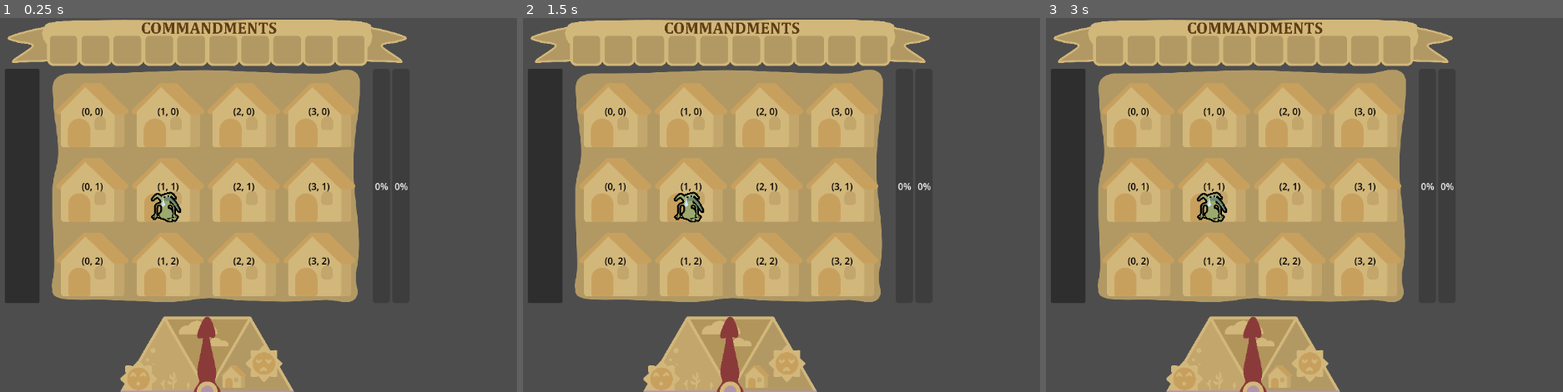
Above: before the commit, frames 1-3 (left to right).
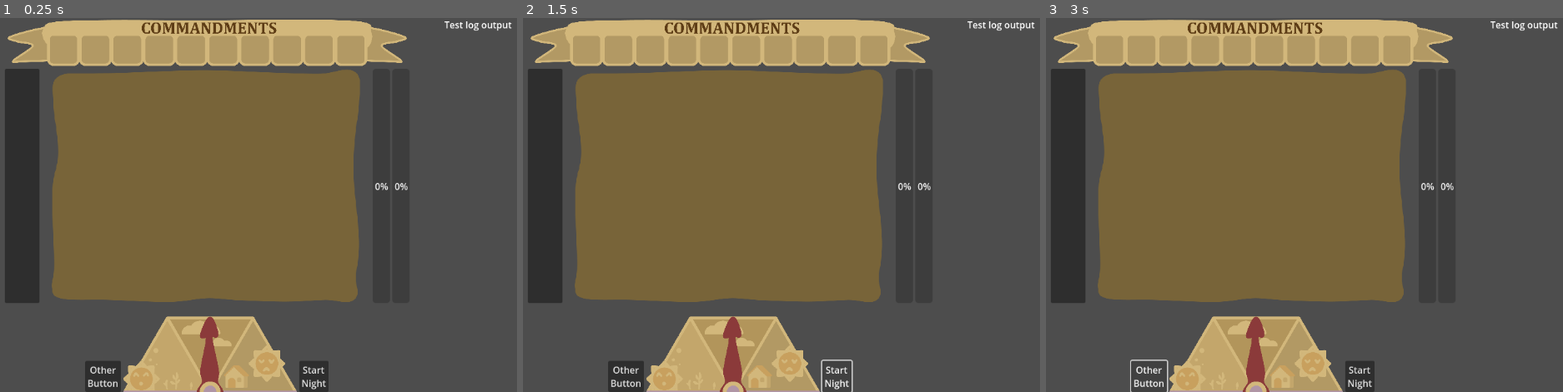
Above: after the commit, the same moments.

Repository: necarlson97/mirth-and-misery
Game: Godot game, scene res://scenes/village_board.tscn
The game is run twice, just before and just after one commit, with the same random seed, the same clock (stepped at 60 frames per second) and the same inputs.
Inputs (mouse positions are in pixels of both pictures, inside the frame that each line leads up to):
- Up to frame 1 (0.25 s): no input
- Up to frame 2 (1.5 s): click (626, 377) at 0.5 s, where only the run after the commit has a clickable "Other Button"; click (838, 377) at 1.25 s, where only the run after the commit has a clickable "Start Night"
- Up to frame 3 (3 s): click (1361, 377) at 2 s, where only the run after the commit has a clickable "Start Night"; click (1149, 377) at 2.75 s, where only the run after the commit has a clickable "Other Button"

The runs differ from the first frame. In frame 1, 38% of the frame differs, in the area x 10-100%, y 0-100%; in frame 2, 38%; in frame 3, 37%.
Error after the commit: Parse Error: Could not resolve external class member "run_night". (res://scenes/village_board.gd:31)

Commit message:
Pre convert to model/view and total trace snapsoht

Diff:
--- a/rules/hooks.gd
+++ b/rules/hooks.gd
@@ -7,8 +7,8 @@
 	NightEnd = &"NightEnd",
 
 	# Movement lifecycle (per step)
-	BeforeStep = &"BeforeMove", # about to step from A -> B (arrow-chosen)
-	AfterStep = &"AfterMove", # finished step to B
+	BeforeMove = &"BeforeMove", # about to step from A -> B (arrow-chosen)
+	AfterMove = &"AfterMove", # finished step to B
 	OnVisit = &"OnVisit", # entered a house B (fires after AfterMove)
 
 	AttemptExit = &"AttemptExit", # movement would leave grid
--- a/rules/triggers.gd
+++ b/rules/triggers.gd
@@ -50,7 +50,7 @@
 		return not ctx.grid.is_inside(ctx.to_pos)
 
 	func default_hook() -> StringName:
-		return H.BeforeStep
+		return H.BeforeMove
 
 class Always extends BaseTrigger:
 
--- a/scenes/house_cell.gd
+++ b/scenes/house_cell.gd
@@ -8,11 +8,29 @@
 
 var house: House
 @onready var dock: Control = $Dock
+@onready var arrow: TextureRect = $VBoxContainer/Control/Arrow
 
 func _ready():
 	mouse_filter = MOUSE_FILTER_STOP
 	mouse_default_cursor_shape = CURSOR_POINTING_HAND
 	assert(dock != null)
+
+	update_direction()
+
+	# Keep pivot centered whenever size changes (cell or icon).
+	_center_pivot(arrow)
+	resized.connect(func(): _center_pivot(arrow))
+	arrow.resized.connect(func(): _center_pivot(arrow))
+
+	update_direction()
+
+func _center_pivot(c: Control) -> void:
+	c.pivot_offset = c.size * 0.5
+
+func update_direction():
+	var dir := house.arrow
+	# Convert direction vector to radians (0 = right, +π/2 = down, -π/2 = up)
+	arrow.rotation = atan2(float(dir.y), float(dir.x))
 
 func _can_drop_data(_at_position: Vector2, data: Variant) -> bool:
 	# We accept ItemDrag payloads originating from a VillagerToken
--- a/scenes/house_cell.tscn
+++ b/scenes/house_cell.tscn
@@ -2,30 +2,74 @@
 
 [ext_resource type="Texture2D" uid="uid://b2h3gt6jhkhw2" path="res://assets/board/house.png" id="1_3m4gj"]
 [ext_resource type="Script" uid="uid://d3ilvh6nqitp7" path="res://scenes/house_cell.gd" id="1_xdsnm"]
+[ext_resource type="Texture2D" uid="uid://dvdcyxi8hmlb6" path="res://assets/board/house arrow.png" id="3_mfce5"]
 
-[sub_resource type="StyleBoxEmpty" id="StyleBoxEmpty_d6gm5"]
-
-[node name="HouseCell" type="PanelContainer"]
+[node name="HouseCell" type="Control"]
 custom_minimum_size = Vector2(60, 60)
+layout_mode = 3
+anchor_right = 0.052
+anchor_bottom = 0.093
+offset_right = 0.0960007
+offset_bottom = -0.264
+grow_horizontal = 2
+grow_vertical = 2
 size_flags_horizontal = 3
 size_flags_vertical = 3
-theme_override_styles/panel = SubResource("StyleBoxEmpty_d6gm5")
 script = ExtResource("1_xdsnm")
 
-[node name="TextureRect" type="TextureRect" parent="."]
+[node name="VBoxContainer" type="VBoxContainer" parent="."]
+layout_mode = 1
+anchors_preset = 15
+anchor_right = 1.0
+anchor_bottom = 1.0
+grow_horizontal = 2
+grow_vertical = 2
+
+[node name="HouseIcon" type="TextureRect" parent="VBoxContainer"]
+custom_minimum_size = Vector2(30, 30)
 layout_mode = 2
+size_flags_vertical = 3
 texture = ExtResource("1_3m4gj")
+expand_mode = 1
+stretch_mode = 5
+metadata/_edit_use_anchors_ = true
+
+[node name="Control" type="Control" parent="VBoxContainer"]
+layout_mode = 2
+size_flags_vertical = 3
+mouse_filter = 1
+
+[node name="Arrow" type="TextureRect" parent="VBoxContainer/Control"]
+custom_minimum_size = Vector2(20, 20)
+layout_mode = 1
+anchors_preset = 15
+anchor_right = 1.0
+anchor_bottom = 1.0
+grow_horizontal = 2
+grow_vertical = 2
+size_flags_vertical = 3
+texture = ExtResource("3_mfce5")
 expand_mode = 1
 stretch_mode = 5
 
 [node name="Label" type="Label" parent="."]
+visible = false
 layout_mode = 2
+offset_left = 16.0
+offset_top = 37.0
+offset_right = 43.0
+offset_bottom = 60.0
 size_flags_horizontal = 4
-theme_override_colors/font_color = Color(0, 0, 0, 1)
-theme_override_font_sizes/font_size = 0
+size_flags_vertical = 8
+theme_override_colors/font_color = Color(0, 0, 0, 0.67451)
 text = "0, 1"
 horizontal_alignment = 1
 
 [node name="Dock" type="Control" parent="."]
-layout_mode = 2
+layout_mode = 1
+anchors_preset = 15
+anchor_right = 1.0
+anchor_bottom = 1.0
+grow_horizontal = 2
+grow_vertical = 2
 mouse_filter = 2
--- a/scenes/village_board.gd
+++ b/scenes/village_board.gd
@@ -7,19 +7,29 @@
 
 @export var grid_size = Vector2i(3, 4)
 
+var grid = VillageGrid.new(grid_size[1], grid_size[0])
+var sim = Sim.new(grid)
+
 func _ready():
 	# Populate the grid with
-	for y in range(grid_size[0]):
-		for x in range(grid_size[1]):
-			var house = House.new(Vector2i(x, y))
-			var hc = house.get_cell()
-			grid_container.add_child(hc)
+	for house in grid.all_houses():
+		var hc = house.get_cell()
+		grid_container.add_child(hc)
 
 	# Spawn one token for demo; in practice iterate your residents
-	var test_villager = Goblins.Klobly.new()
+	var test_villager = Klobly.new()
 	var tok = test_villager.get_token()
 	tokens_overlay.add_child(tok)
 
 	# Snap to some starting cell (e.g., 1,1)
-	Utils.defer_once(func(): test_villager.resettle(House.get_at(Vector2i(1, 1))))
-	print("Villager token at: %s %s" % [tok, tok.global_position])
+	Utils.defer_once(func(): test_villager.resettle(grid.get_at(Vector2i(1, 1))))
+
+	print("Villager name %s" % test_villager)
+
+func start_night():
+	print("Starting night")
+	var trace = sim.run_night()
+	$LogOutput.text = trace.dump()
+
+func _on_button_pressed() -> void:
+	start_night()
--- a/scenes/village_board.tscn
+++ b/scenes/village_board.tscn
@@ -19,6 +19,16 @@
 script = ExtResource("1_stqms")
 grid_container = NodePath("TopAlign/HBoxContainer/AspectRatioContainer/MarginContainer/GridContainer")
 house_cell_prefab = ExtResource("3_w88ds")
+grid_size = null
+
+[node name="TokensOverlay" type="Control" parent="."]
+layout_mode = 1
+anchors_preset = 15
+anchor_right = 1.0
+anchor_bottom = 1.0
+grow_horizontal = 2
+grow_vertical = 2
+mouse_filter = 2
 
 [node name="TopAlign" type="VBoxContainer" parent="."]
 custom_minimum_size = Vector2(700, 0)
@@ -89,13 +99,23 @@
 size_flags_vertical = 3
 alignment = 2
 
-[node name="DialCutoff" type="Control" parent="TopAlign/BottomAlign"]
+[node name="HBoxContainer" type="HBoxContainer" parent="TopAlign/BottomAlign"]
+layout_mode = 2
+alignment = 1
+
+[node name="Button2" type="Button" parent="TopAlign/BottomAlign/HBoxContainer"]
+layout_mode = 2
+size_flags_vertical = 8
+text = "Other
+Button"
+
+[node name="DialCutoff" type="Control" parent="TopAlign/BottomAlign/HBoxContainer"]
 clip_contents = true
-custom_minimum_size = Vector2(0, 150)
+custom_minimum_size = Vector2(300, 150)
 layout_mode = 2
 size_flags_vertical = 10
 
-[node name="VBoxContainer" type="VBoxContainer" parent="TopAlign/BottomAlign/DialCutoff"]
+[node name="VBoxContainer" type="VBoxContainer" parent="TopAlign/BottomAlign/HBoxContainer/DialCutoff"]
 layout_mode = 1
 anchors_preset = -1
 anchor_right = 1.0
@@ -105,14 +125,14 @@
 grow_vertical = 2
 alignment = 2
 
-[node name="DialBG" type="TextureRect" parent="TopAlign/BottomAlign/DialCutoff/VBoxContainer"]
+[node name="DialBG" type="TextureRect" parent="TopAlign/BottomAlign/HBoxContainer/DialCutoff/VBoxContainer"]
 layout_mode = 2
 size_flags_vertical = 3
 texture = ExtResource("1_wuj63")
 expand_mode = 2
 stretch_mode = 5
 
-[node name="DialHand" type="TextureRect" parent="TopAlign/BottomAlign/DialCutoff/VBoxContainer/DialBG"]
+[node name="DialHand" type="TextureRect" parent="TopAlign/BottomAlign/HBoxContainer/DialCutoff/VBoxContainer/DialBG"]
 layout_mode = 1
 anchors_preset = 15
 anchor_right = 1.0
@@ -125,11 +145,21 @@
 expand_mode = 2
 stretch_mode = 5
 
-[node name="TokensOverlay" type="Control" parent="."]
+[node name="Button" type="Button" parent="TopAlign/BottomAlign/HBoxContainer"]
+layout_mode = 2
+size_flags_vertical = 8
+text = "Start
+Night"
+
+[node name="LogOutput" type="Label" parent="."]
 layout_mode = 1
-anchors_preset = 15
+anchors_preset = 11
+anchor_left = 1.0
 anchor_right = 1.0
 anchor_bottom = 1.0
-grow_horizontal = 2
+offset_left = -166.0
+grow_horizontal = 0
 grow_vertical = 2
-mouse_filter = 2
+text = "Test log output"
+
+[connection signal="pressed" from="TopAlign/BottomAlign/HBoxContainer/Button" to="." method="_on_button_pressed"]
--- a/scenes/villager_token.gd
+++ b/scenes/villager_token.gd
@@ -44,10 +44,8 @@
 	if dock == null:
 		print("Skipping dock %s to null" % self)
 		return
-	print("Before size %s (%s)" % [size, dock.size])
 	reparent(dock)
 	position = Vector2.ZERO
-	print("After size %s" % size)
 
 func _to_string() -> String:
 	return "VillagerToken(%s @ %s)" % [villager, get_residence()]
--- a/scenes/villager_token.tscn
+++ b/scenes/villager_token.tscn
@@ -6,8 +6,8 @@
 
 [sub_resource type="ShaderMaterial" id="ShaderMaterial_d6gm5"]
 shader = ExtResource("1_omj2n")
-shader_parameter/outline_color = Color(0, 0, 0, 1)
-shader_parameter/outline_px = 10.0
+shader_parameter/outline_color = Color(0.94, 0.86856, 0.8272, 1)
+shader_parameter/outline_px = 5.0
 
 [node name="VillagerToken" type="Control"]
 custom_minimum_size = Vector2(60, 60)
--- a/village/house.gd
+++ b/village/house.gd
@@ -17,15 +17,14 @@
 var visitors: Array[BaseVillager] = [] # villagers here this step
 # var contents: Array[BaseItem] = [] # Temp items
 
+var grid: VillageGrid
+
 var house_cell_prefab: PackedScene = preload("res://scenes/house_cell.tscn")
 
-# Keeps track of the cell_position for all houses (Vector2i -> House)
-static var cell_pos_to_house := {}
-
-func _init(p: Vector2i):
+func _init(village_grid: VillageGrid, p: Vector2i):
+	grid = village_grid
 	cell_pos = p
 	arrow = Direction.rand()
-	cell_pos_to_house[cell_pos] = self
 
 func get_cell() -> HouseCell:
 	# Like villager tokens, get the visual 'cell' that is a part of the grid,
@@ -40,10 +39,3 @@
 	return "House(%s, arrow=%s, tags=[%s], n=%d)" % [
 		str(cell_pos), str(arrow), ",".join([]), visitors.size()
 	]
-
-static func get_at(pos: Vector2i) -> House:
-	# Return the house at the desired position
-	return cell_pos_to_house.get(pos, null)
-
-static func all() -> Array[House]:
-	return cell_pos_to_house.values()
--- a/village/sim.gd
+++ b/village/sim.gd
@@ -7,83 +7,40 @@
 extends RefCounted
 
 var grid: VillageGrid
-var rng: Rng
 var trace: SimTrace
 
 const H = Hooks.H
 
-func _init(_grid, _rng):
+func _init(_grid):
 	grid = _grid
-	rng = _rng
 	trace = SimTrace.new()
 
 func run_night(max_steps := 256) -> SimTrace:
 	trace.log("NightStart")
+
 	# Snapshot starting positions (villagers were placed during the day)
-	var pos_by_villager: Dictionary = grid.villagers_and_positions()
 
-	# Each villager keeps its own visited set (positions)
-	var visited_by_v: Dictionary = {}
-	for v in pos_by_villager.keys():
-		visited_by_v[v] = { pos_by_villager[v]: true }
+	# TODO track durning trace? Maybe as like a 'final positions'
+	# thing that, as we are building the trace out, is a convient place to
+	# store the positions that matter for that tick?
+	# Or we could array it and store positions for every tick...
+	var pos_by_villager: Dictionary = grid.villager_starting_positions()
+	print(pos_by_villager)
 
 	for tick in range(max_steps):
 		trace.log("Tick %d" % (tick + 1))
 
-		# — Phase 1: intents —
-		var intents: Dictionary = {}  # villager => intended Vector2i
 		for v in pos_by_villager.keys():
+			trace.log("Villager %s..." % v)
 			if v.is_sleeping:
 				continue
-			var from_pos: Vector2i = pos_by_villager[v]
-			var intend: Vector2i = v.movement.choose_next(from_pos, grid)
+			_move_villager(trace, v)
 
-			# AttemptExit → allow effects to redirect
-			if not grid.is_inside(intend):
-				var ctx_exit := SimContext.new(H.AttemptExit, grid, v, from_pos, intend, rng, visited_by_v[v])
-				v.on_hook(H.AttemptExit, ctx_exit)
-				if ctx_exit.to_pos != intend:
-					v.on_hook(H.Redirected, ctx_exit)
-				intend = ctx_exit.to_pos
+			# couldn've died/exited from movement
+			if v.is_sleeping:
+				continue
 
-			intents[v] = intend
-
-		# — Early exit removal —
-		for v in intents.keys():
-			var p: Vector2i = intents[v]
-			if not grid.is_inside(p):
-				trace.log("Exit: %s leaves at %s" % [v.to_string(), str(p)])
-				# Remove from board; keep in dict but mark as sleeping
-				v.mark_sleep("Exited")
-		# drop dead/exited from this tick’s movement
-		for v in pos_by_villager.keys():
-			if v.is_sleeping:
-				intents.erase(v)
-
-		# — Phase 2: BeforeMove —
-		for v in intents.keys():
-			var from_pos: Vector2i = pos_by_villager[v]
-			var to_pos: Vector2i = intents[v]
-			var ctx_before := SimContext.new(H.BeforeMove, grid, v, from_pos, to_pos, rng, visited_by_v[v])
-			v.on_hook(H.BeforeMove, ctx_before)
-			# effects could have modified to_pos (rare, but allow)
-			intents[v] = ctx_before.to_pos
-
-		# — Phase 3: commit all moves simultaneously —
-		for v in intents.keys():
-			var from_pos: Vector2i = pos_by_villager[v]
-			var to_pos: Vector2i = intents[v]
-			grid.move_villager(v, from_pos, to_pos)
-			pos_by_villager[v] = to_pos
-
-		# — Phase 4: AfterMove + OnVisit —
-		for v in intents.keys():
-			var from_pos: Vector2i = pos_by_villager[v]  # already updated, so compute back
-			var to_pos: Vector2i = intents[v]
-			var ctx_after := SimContext.new(H.AfterMove, grid, v, from_pos, to_pos, rng, visited_by_v[v])
-			v.on_hook(H.AfterMove, ctx_after)
-
-			var ctx_visit := SimContext.new(H.OnVisit, grid, v, to_pos, to_pos, rng, visited_by_v[v])
+			var ctx_visit := SimContext.new(H.OnVisit, grid, v, to_pos, to_pos)
 			v.on_hook(H.OnVisit, ctx_visit)
 
 		# — Phase 5: book-keeping, deaths, visited sets —
@@ -105,8 +62,37 @@
 	for v in pos_by_villager.keys():
 		if v.is_sleeping: continue
 		var p: Vector2i = pos_by_villager[v]
-		var ctx_cap := SimContext.new(H.NightMaxSteps, grid, v, p, p, rng, visited_by_v[v])
+		var ctx_cap := SimContext.new(H.NightMaxSteps, grid, v, p, p, visited_by_v[v])
 		v.on_hook(H.NightMaxSteps, ctx_cap)
 
 	trace.log("NightEnd (step cap)")
 	return trace
+
+func _move_villager(trace: SimTrace, v: Villager):
+	var from_pos: Vector2i = grid.get_villager_pos(v)
+	var to_pos: Vector2i = v.movement.choose_next(from_pos, grid)
+
+	var ctx_before := SimContext.new(H.BeforeMove, grid, v, from_pos, to_pos)
+	v.on_hook(H.BeforeMove, ctx_before)
+
+	# AttemptExit → allow effects to redirect
+	if not grid.is_inside(to_pos):
+		var ctx_exit := SimContext.new(H.AttemptExit, grid, v, from_pos, to_pos)
+		v.on_hook(H.AttemptExit, ctx_exit)
+		if ctx_exit.to_pos != to_pos:
+			v.on_hook(H.Redirected, ctx_exit)
+		to_pos = ctx_exit.to_pos
+
+	# Otherwise, they really do exit, and fall alseep
+	# TODO - I think this 'looks like' them going to that area - badlands or w/e
+	# and they vbox view or w/e just stack up in there, all sleepy like
+	if not grid.is_inside(to_pos):
+		trace.log("Exit: %s leaves at %s" % [v.to_string(), str(to_pos)])
+		# Remove from board; keep in dict but mark as sleeping
+		v.mark_sleep("Exited")
+
+	# Perform the actual move
+	grid.move_villager(v, from_pos, to_pos)
+
+	var ctx_after := SimContext.new(H.AfterMove, grid, v, from_pos, to_pos)
+	v.on_hook(H.AfterMove, ctx_after)
--- a/village/sim_context.gd
+++ b/village/sim_context.gd
@@ -15,22 +15,21 @@
 # per-villager visit memory (read-only here)
 var has_visited_to_before: bool = false
 
-func _init(_hook, _grid, _villager, _from: Vector2i, _to: Vector2i, _rng, _visited: Dictionary = {}):
+func _init(_hook, _grid, _villager, _from: Vector2i, _to: Vector2i, _visited: Dictionary = {}):
 	hook = _hook
 	grid = _grid
 	villager = _villager
 	from_pos = _from
 	to_pos = _to
-	from_house = grid.get_house(_from) if grid.is_inside(_from) else null
-	to_house = grid.get_house(_to) if grid.is_inside(_to) else null
-	rng = _rng
+	from_house = grid.get_at(_from) if grid.is_inside(_from) else null
+	to_house = grid.get_at(_to) if grid.is_inside(_to) else null
 	has_visited_to_before = _visited.has(_to)
 
 func reverse_last_step() -> void:
 	var delta := to_pos - from_pos
 	to_pos = from_pos - delta
 	if grid.is_inside(to_pos):
-		to_house = grid.get_house(to_pos)
+		to_house = grid.get_at(to_pos)
 	else:
 		to_house = null
 
--- a/village/sim_trace.gd
+++ b/village/sim_trace.gd
@@ -1,11 +1,57 @@
-## A minimal event log we can later replay/animate. For now it’s just strings.
-class_name SimTrace
-extends RefCounted
+class SimTrace extends RefCounted:
+	## A complete record of one night, ready to replay by the UI.
+	## Minimal: just IDs, positions, and effect payloads. No node refs.
 
-var lines: Array[String] = []
+	const VERSION := 1
 
-func log(msg: String) -> void:
-	lines.append(msg)
+	var seed := 0                       # RNG seed used for this night
+	var grid_size := Vector2i.ZERO
+	var villager_ids: Array[StringName] = []      # stable ids in a consistent order
+	var start_positions: Dictionary = {}          # id -> Vector2i (resident start)
+	var ticks: Array[TraceTick] = []              # ordered list of ticks
+	var summary := {}                             # optional: totals, deaths, etc.
 
-func dump() -> String:
-	return String("\n").join(lines)
+	func add_tick(tick: TraceTick) -> void:
+		ticks.append(tick)
+
+	func _to_string() -> String:
+		return "SimTrace(v=%s, ticks=%d)" % [VERSION, ticks.size()]
+
+class TraceTick extends RefCounted:
+	## One “round” of simultaneous moves, then effects.
+	var index := 0
+	var moves: Array[MoveEvent] = []      # all moves committed this tick
+	var effects: Array[EffectEvent] = []  # scoring/sleep/death, etc.
+
+	func _to_string() -> String:
+		return "Tick(%d, moves=%d, effects=%d)" % [index, moves.size(), effects.size()]
+
+class MoveEvent extends RefCounted:
+	## id: villager id, from→to: logical grid coordinates
+	var id: StringName
+	var from: Vector2i
+	var to: Vector2i
+
+	func _init(_id: StringName, _from: Vector2i, _to: Vector2i):
+		id = _id
+		from = _from
+		to = _to
+
+	func _to_string() -> String:
+		return "Move(%s: %s -> %s)" % [String(id), str(from), str(to)]
+
+class EffectEvent extends RefCounted:
+	## Generic effect payload. type drives UI, payload is small dict.
+	var type: StringName               # e.g., &"gain", &"sleep", &"death", &"redirect", &"flag"
+	var id: StringName                 # villager id primarily affected (optional for global)
+	var at: Vector2i = Vector2i(-1, -1)# where it occurred (if spatial)
+	var data := {}                     # small dict: {tears:=1, laughs:=0, reason:=&"Edge"}
+
+	func _init(t: StringName, v_id: StringName, p := Vector2i(-1, -1), d := {}):
+		type = t
+		id = v_id
+		at = p
+		data = d
+
+	func _to_string() -> String:
+		return "Effect(%s, %s, %s, %s)" % [String(type), String(id), str(at), str(data)]
--- a/village/village_grid.gd
+++ b/village/village_grid.gd
@@ -4,46 +4,59 @@
 
 var size: Vector2i
 var cells: Array # 2D [y][x] storing House
-var rng # Injected RNG (see rng.gd)
+# TODO should we instead store as: (Vector2i -> House)?
+# var cell_pos_to_house := {}
 
-func _init(w: int, h: int, _rng):
+# Easy backref to get villager position
+var villager_to_position := {}
+
+func _init(w: int, h: int):
 	size = Vector2i(w, h)
-	rng = _rng
 	cells = []
 	for y in range(h):
 		var row := []
 		for x in range(w):
 			# Default arrow: east; tags empty for MVP
-			row.append(House.new(Vector2i(x, y), Vector2i(1, 0)))
+			row.append(House.new(self, Vector2i(y, x)))
 		cells.append(row)
+
+func all_houses() -> Array[House]:
+	var out: Array[House] = []
+	for row in cells:
+		out.append_array(row)
+	return out
 
 func is_inside(p: Vector2i) -> bool:
 	return p.x >= 0 and p.y >= 0 and p.x < size.x and p.y < size.y
 
-func get_house(p: Vector2i) -> House:
+func get_at(p: Vector2i) -> House:
 	return cells[p.y][p.x]
 
+func get_villager_pos(v: BaseVillager) -> Vector2i:
+	return villager_to_position[v]
+
 func arrow_of(p: Vector2i) -> Vector2i:
-	return get_house(p).arrow
+	return get_at(p).arrow
 
 func any_villager_with_tags_at(p: Vector2i, want: Array[StringName], except = null) -> bool:
 	if not is_inside(p):
 		return false
-	for v in get_house(p).visitors:
+	for v in get_at(p).visitors:
 		if v == except:
 			continue
 		if v.has_any_tag(want):
 			return true
 	return false
 
-
 func place_villager(v: BaseVillager, p: Vector2i) -> void:
 	assert(is_inside(p))
-	get_house(p).visitors.append(v)
+	get_at(p).visitors.append(v)
+	villager_to_position[v] = p
 
 func remove_villager(v: BaseVillager, p: Vector2i) -> void:
 	if is_inside(p):
-		get_house(p).visitors.erase(v)
+		get_at(p).visitors.erase(v)
+		villager_to_position.erase(v)
 
 func move_villager(v: BaseVillager, from_pos: Vector2i, to_pos: Vector2i) -> void:
 	remove_villager(v, from_pos)
@@ -55,14 +68,11 @@
 func is_outside(p: Vector2i) -> bool:
 	return p.x < 0 or p.y < 0 or p.x > size.x - 1 or p.y > size.y - 1
 
-func villagers_and_positions() -> Dictionary:
+func villager_starting_positions() -> Dictionary:
 	# Returns { villager: Vector2i }
 	var out := {}
-	for y in range(size.y):
-		for x in range(size.x):
-			var h: House = cells[y][x]
-			for v in h.visitors:
-				out[v] = h.pos
+	for h in all_houses().filter(func(h): return h.resident != null):
+		out[h.resident] = h.cell_pos
 	return out
 
 func _to_string() -> String:
--- a/villagers/base_villager.gd
+++ b/villagers/base_villager.gd
@@ -77,6 +77,12 @@
 		token.dock_to(new_house.get_cell().dock)
 
 func _to_string() -> String:
-	return "Villager(%s)" % [
-		self.get_class()
-	]
+	var s = get_script()
+	if s:
+		# If globally registered, this will be the class_name.
+		var g = s.get_global_name()
+		if g != "": return g
+		# Otherwise, fall back to the script file name.
+		if s.resource_path != "":
+			return s.resource_path.get_file().get_basename()
+	return get_class()
--- a/villagers/goblins.gd
+++ /dev/null
@@ -1,24 +0,0 @@
-class_name Goblins
-const T = Tags.T
-
-class Klobly extends BaseVillager:
-	## TODO - for now, just an example villager -
-	## will add true functionality later
-
-	func _init():
-		tags = [T.GOBLIN]
-		movement = Walks.Orthogonal.new(0.5, 0, 0.5, 0)
-
-		rules = [
-			Rules.Sleep.new(Triggers.OnMeet.new(T.WARRIOR)),
-			Rules.Sleep.new(Triggers.OnVisit.new(T.DEVIL)),
-			Rules.Sleep.new(Triggers.OnExit.new()),
-
-			Rules.Tears.new(Triggers.OnMeet.new(T.HUMAN), 1),
-			Rules.Laughs.new(Triggers.OnVisit.new(T.GOBLIN), 2),
-		]
-
-	func after_move(house_from, house_to):
-		# TODO could put other stuff here - for now, just leaving as example
-		# house_from.contents.add(TearPuddle.new())
-		pass
--- /dev/null
+++ b/villagers/goblins/klobly.gd
@@ -0,0 +1,25 @@
+class_name Klobly
+extends BaseVillager
+
+const T = Tags.T
+
+	## TODO - for now, just an example villager -
+	## will add true functionality later
+
+func _init():
+	tags = [T.GOBLIN]
+	movement = Walks.Orthogonal.new(0.5, 0, 0.5, 0)
+
+	rules = [
+		Rules.Sleep.new(Triggers.OnMeet.new(T.WARRIOR)),
+		Rules.Sleep.new(Triggers.OnVisit.new(T.DEVIL)),
+		Rules.Sleep.new(Triggers.OnExit.new()),
+
+		Rules.Tears.new(Triggers.OnMeet.new(T.HUMAN), 1),
+		Rules.Laughs.new(Triggers.OnVisit.new(T.GOBLIN), 2),
+	]
+
+func after_move(house_from, house_to):
+	# TODO could put other stuff here - for now, just leaving as example
+	# house_from.contents.add(TearPuddle.new())
+	pass
--- a/villagers/walks.gd
+++ b/villagers/walks.gd
@@ -28,7 +28,7 @@
 			Vector2i(-1, 0),
 		]
 		var weights: Array[float] = [w_n, w_e, w_s, w_w]
-		var idx = grid.rng.weighted_index(weights)
+		var idx = Utils.weighted_index(weights)
 		return from_pos + dirs[idx]
 
 	func _to_string() -> String:
Binary file added: assets/board/day button.png
Not shown, added: assets/board/day button.png.import
Binary file added: assets/board/do it for him.png
Not shown, added: assets/board/do it for him.png.import
Binary file changed: assets/board/grid.png
Binary file added: assets/board/house arrow.png
Not shown, added: assets/board/house arrow.png.import
Binary file added: assets/board/night button.png
Not shown, added: assets/board/night button.png.import
Binary file added: assets/villagers/bill.png
Not shown, added: assets/villagers/bill.png.import
Binary file added: assets/villagers/countess.png
(and 14 more such lines)
